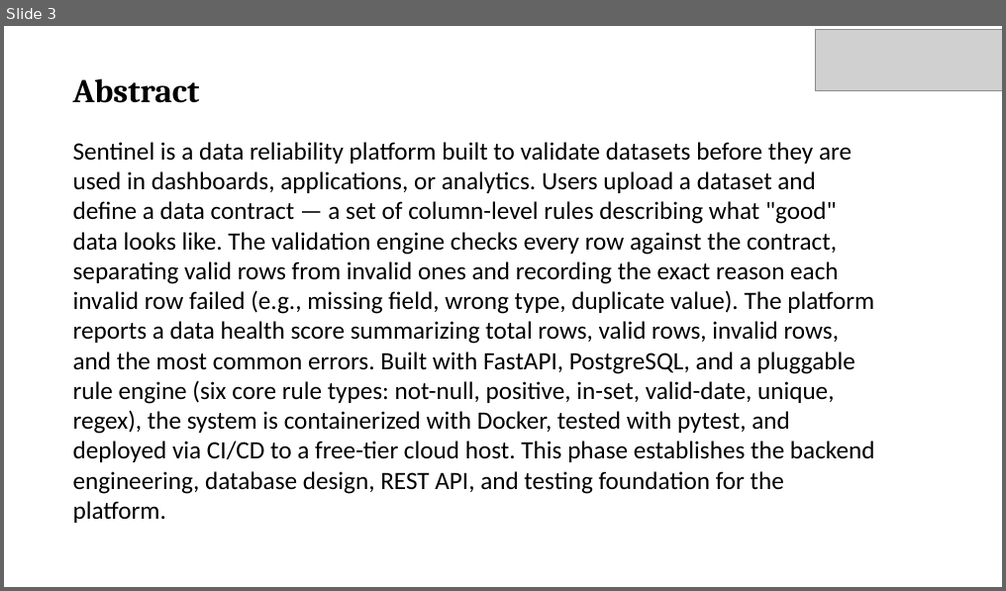
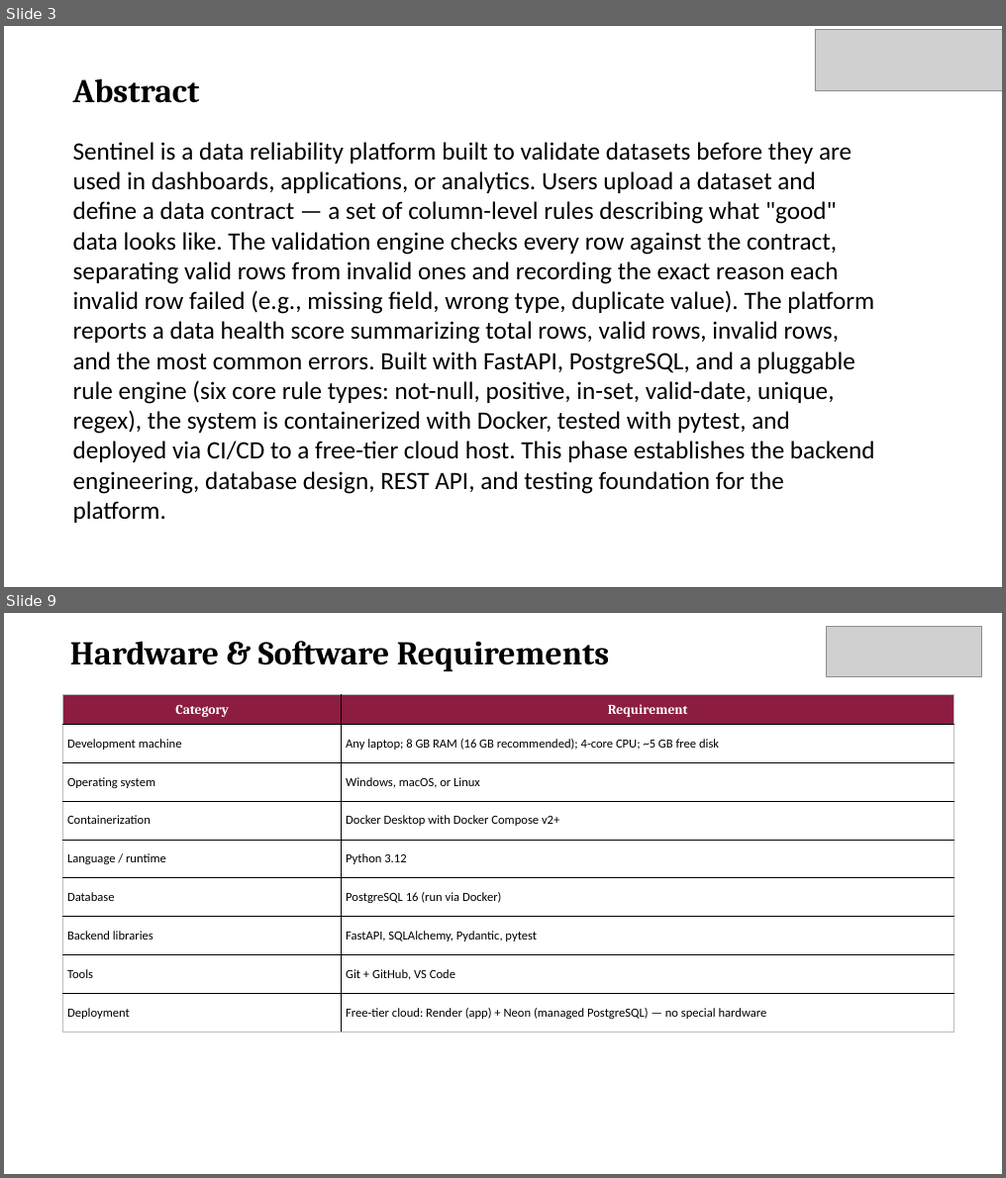
Before and after one commit to varshitha-ravuri006/Sentinel-Data-Reliability-Platform, a slide deck: Sentinel_Review.pptx. Shown one above the other, each under a label of ours: slide 3 before the commit, slides 3 and 9 after it; the slides between them are not shown. The pictures are 1006x591 and 1006x1178 pixels, drawn with LibreOffice and Linux fonts; fonts in the diff are those of the drawing; grey boxes stand for pictures. Boxes give left, top, right and bottom in pixels: in the first picture for what was removed or moved away, otherwise in the second. Text is boxed around its words. In the diff, an @@ line names an element or a change of style, - is before the commit and + after.

```diff
--- a/Sentinel_Review.pptx
+++ b/Sentinel_Review.pptx
@@ slide 9 added at (4, 613, 1002, 1174), background #FFFFFF @@
@@ text added at (70, 641, 609, 671), 32 pt, text #000000, bold @@
+Hardware & Software Requirements
@@ picture added at (826, 626, 982, 676) @@
@@ table added at (63, 694, 954, 1096), 9 rows, 2 columns @@
+Category | Requirement
+Development machine | Any laptop; 8 GB RAM (16 GB recommended); 4-core CPU; ~5 GB free disk
+Operating system | Windows, macOS, or Linux
+Containerization | Docker Desktop with Docker Compose v2+
+Language / runtime | Python 3.12
+Database | PostgreSQL 16 (run via Docker)
+Backend libraries | FastAPI, SQLAlchemy, Pydantic, pytest
+Tools | Git + GitHub, VS Code
+Deployment | Free-tier cloud: Render (app) + Neon (managed PostgreSQL) — no special hardware
```
Also in this commit, not shown: 13 other slides added, 10 other files.
